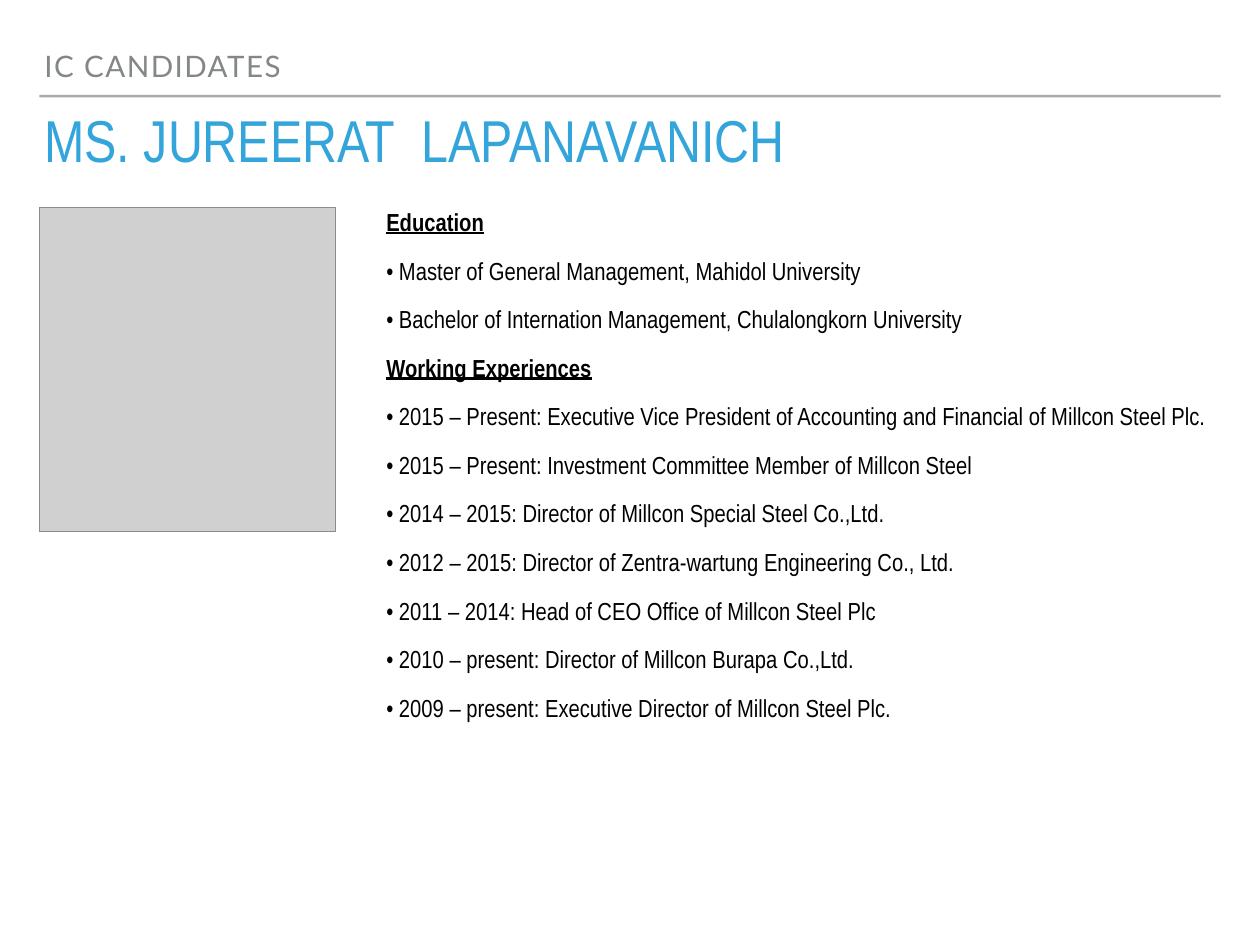
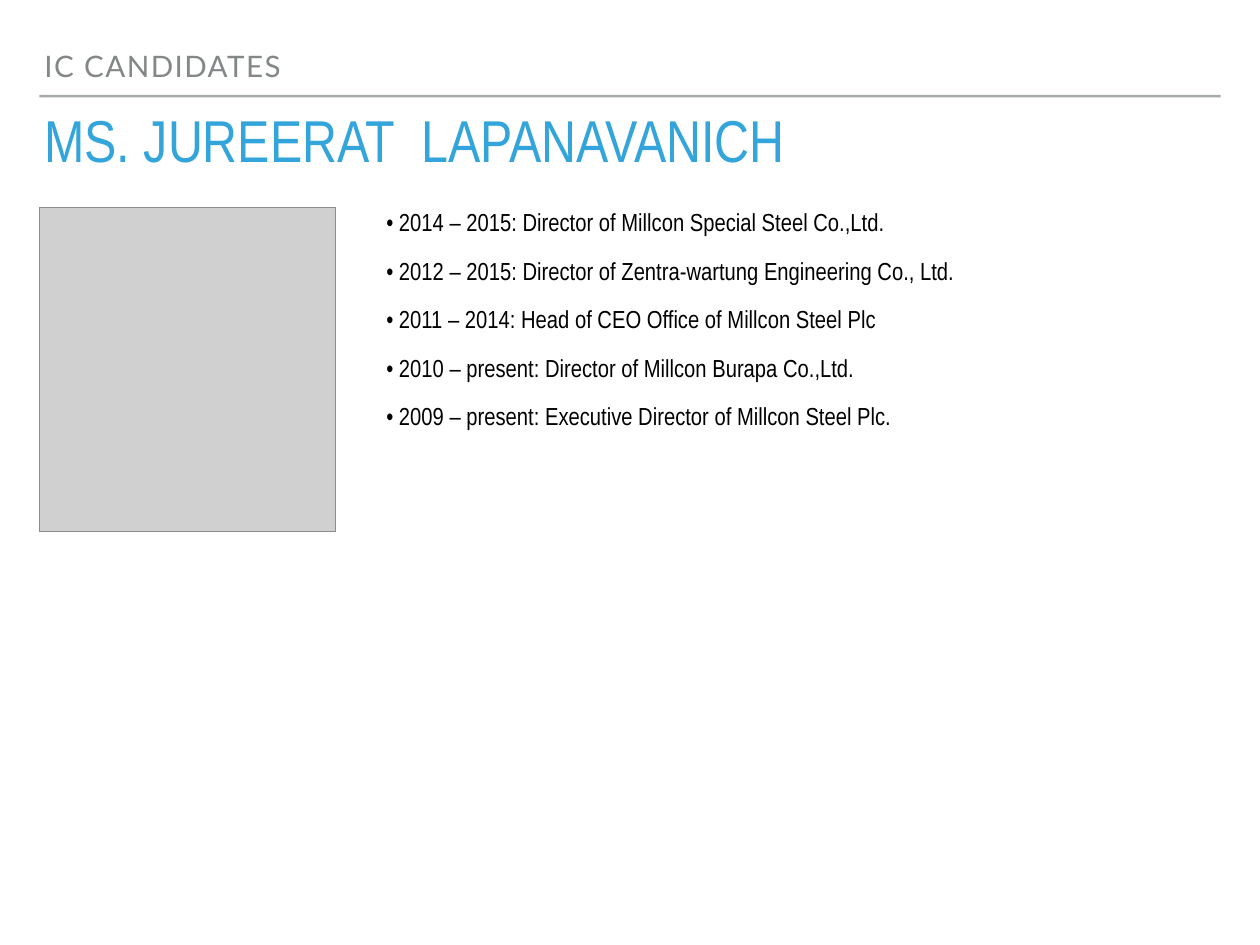
Before and after one commit to tae16118/My-file-testing, a slide deck: slide 1 of Powerpoint file.pptx. Drawn at 1260x945 pixels with LibreOffice and Linux fonts; fonts in the diff are those of the drawing; grey boxes stand for pictures. Boxes give left, top, right and bottom in pixels: in the first picture for what was removed or moved away, otherwise in the second. Text is boxed around its words. In the diff, an @@ line names an element or a change of style, - is before the commit and + after.

```diff
--- a/Powerpoint file.pptx
+++ b/Powerpoint file.pptx
@@ text at [386,213,1205,475]: paragraphs removed @@
-Education
-• Master of General Management, Mahidol University
-• Bachelor of Internation Management, Chulalongkorn University
-Working Experiences
-• 2015 – Present: Executive Vice President of Accounting and Financial of Millcon Steel Plc.
-• 2015 – Present: Investment Committee Member of Millcon Steel
```
